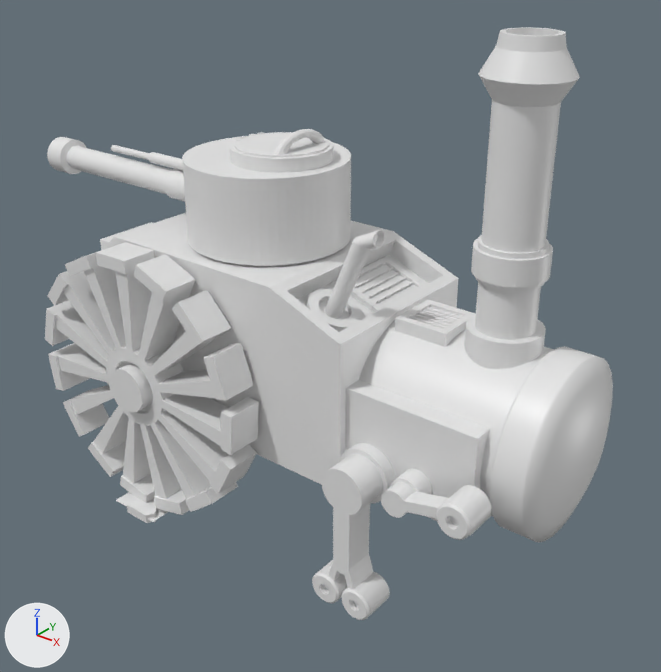
The glTF model Assets/ImportedScene/Scrapper.glb: old version first, new version second.
Camera for both pictures: a 50 mm camera at (21.3, -24.3, 20.0) aimed at (1.6, 0.4, 4.7). Every picture has the same lights, and +X, +Y and +Z are marked at lower left. Where no turn or scale is listed for an object, it has been applied to the vertices. Vertices at the same position are counted once.

Script lines for the objects in view, before the commit:
```python
me_cube = bpy.data.meshes.new('Cube')
me_cube.from_pydata(...)  # 2995 vertices, 5590 faces; spans x -2.51..3.64, y -1.0..1.0, z -1.15..3.26
me_cube.materials.append(mat_material)  # white #e7e7e7
me_cube_001 = bpy.data.meshes.new('Cube.001')
me_cube_001.from_pydata(...)  # 5472 vertices, 10548 faces; spans x -8.3..11.8, y -5.4..5.4, z -7.3..3.4
me_cube_001.materials.append(mat_material)  # white #e7e7e7
me_cube_002 = bpy.data.meshes.new('Cube.002')
me_cube_002.from_pydata(...)  # 28 vertices, 46 faces; spans x -1.16..1.13, y -1.0..1.0, z -1.0..1.0
me_cylinder_003 = bpy.data.meshes.new('Cylinder.003')
me_cylinder_003.from_pydata(...)  # 2224 vertices, 4436 faces; spans x -12.5..3.1, y -3.1..3.4, z -1.8..2.7
ob_body = bpy.data.objects.new('Body', me_cube)
ob_body.location = (-0.69, 0.0, 4.82)
ob_body.scale = (3.58, 3.58, 3.58)
ob_treadsr = bpy.data.objects.new('TreadsR', me_cube_002)
ob_treadsr.parent = ob_body
ob_treadsr.location = (-0.831, -1.313, -2.028)
ob_treadsr.scale = (0.279, 0.279, 0.0533)
ob_turret = bpy.data.objects.new('Turret', me_cylinder_003)
ob_turret.location = (-1.01, 0.0, 9.79)
ob_wheels = bpy.data.objects.new('Wheels', me_cube_001)
ob_wheels.location = (-0.69, 0.0, 4.82)
```
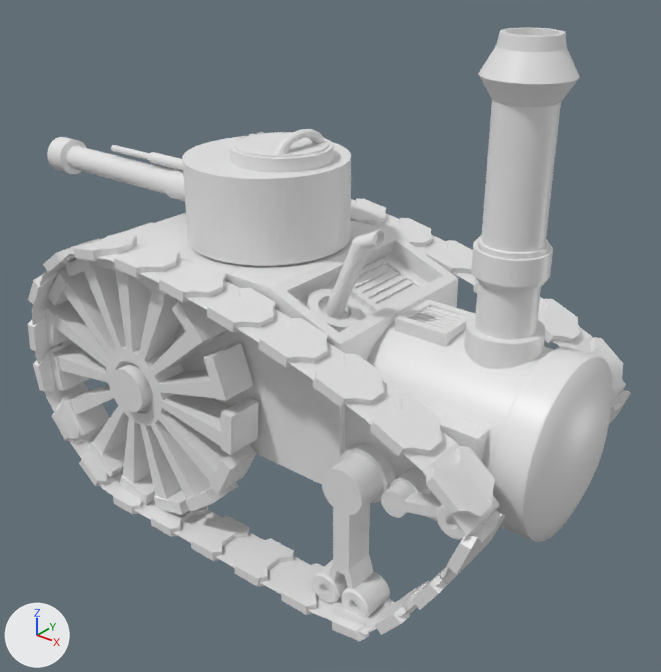
Where the change shows, as pixel boxes [x1, y1, x2, y2] in the pictures (661 x 672 px):
'Wheels', reshaped: before [45, 242, 491, 620]; after [28, 199, 631, 641]
'TreadsR', deleted: before [116, 492, 168, 523]
part 1 of me_cube, built on: before [313, 27, 567, 536]; after [100, 27, 612, 542]
part 2 of me_cube_001, added: after [351, 199, 631, 424]
part 3 of me_cube_001, added: after [28, 234, 506, 641]
'Canon', unchanged, uncovered by the edit: after [47, 137, 185, 201]

The change in detail:
me_cube is used by ob_body; location (-0.69, 0.0, 4.82); scale (3.58, 3.58, 3.58).
me_cube had 2995 vertices, 5590 faces and spanned x -2.51..3.64, y -1.0..1.0, z -1.15..3.26.
me_cube now has 5387 vertices, 10374 faces and spans x -2.51..3.64, y -1.0..1.0, z -1.15..3.26.
me_cube part 1: 48 vertices moved within x 0.97..2.22, y -0.61..0.67, z 0.48..1.55; 158 vertices removed from x 0.89..3.08, y -0.92..0.92, z -0.89..3.26; 2550 vertices added at x -2.51..3.49, y -1.0..1.0, z -1.14..3.26.
me_cube_001 is used by ob_wheels; location (-0.69, 0.0, 4.82).
me_cube_001 had 5472 vertices, 10548 faces and spanned x -8.3..11.8, y -5.4..5.4, z -7.3..3.4.
me_cube_001 now has 6712 vertices, 12664 faces and spans x -8.6..12.3, y -5.7..5.7, z -7.4..3.8.
me_cube_001 part 2: 620 vertices added at x -8.6..12.3, y 3.7..5.7, z -7.4..3.8.
me_cube_001 part 3: 620 vertices added at x -8.6..12.3, y -5.7..-3.7, z -7.4..3.8.
Object 'TreadsR' (ob_treadsr) is deleted.
